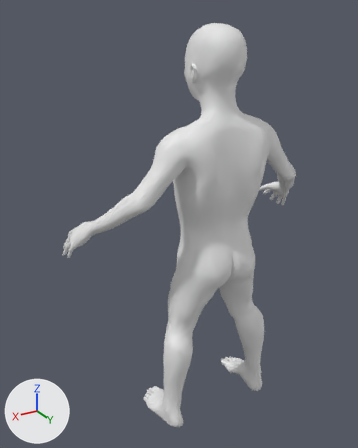
A saved change to the glTF model game/assets/humans/goblin_male_young.glb.
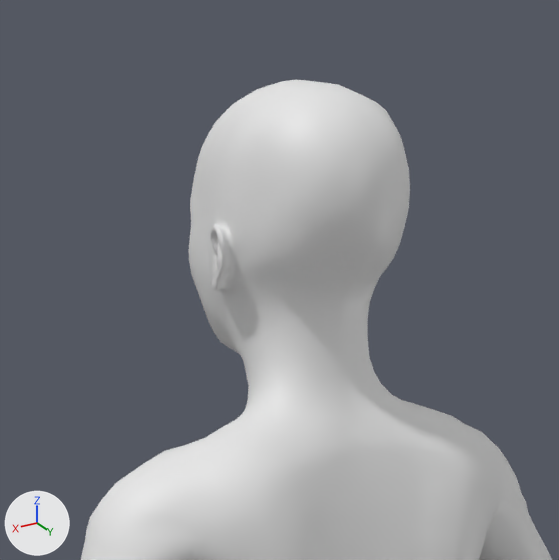
There are two pictures of each version: one whole from a 50 mm lens placed at (0.675, 0.923, 1.064), pointed at (0.051, -0.118, 0.544), one close up on the part from 37% to 81% of the width and 0% to 36% of the height. Arrows for +X, +Y and +Z are at lower left; the lights stay in place. The first two pictures are the older version. Materials are left out; every surface is plain grey. Vertices at exactly the same position are counted once.

Objects in the first close-up: 'Body'.
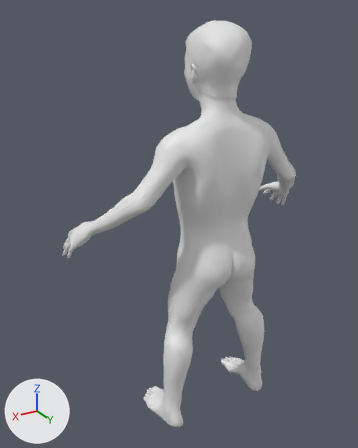
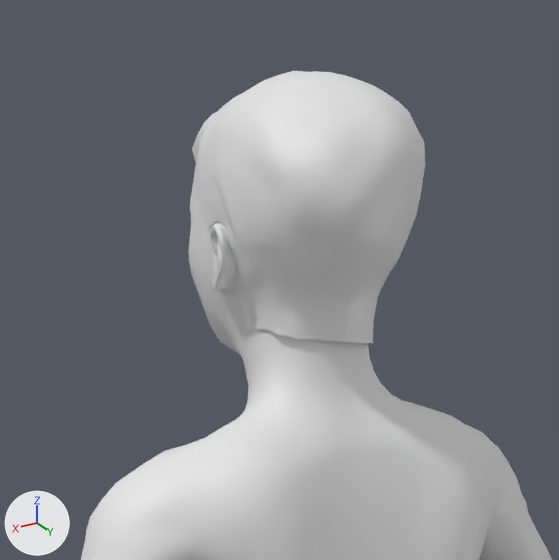
Boxes (x1, y1, x2, y2) around the edits, measured in the close-ups (559 x 560 px):
'Body', reshaped
    before: (81, 80, 552, 560)
    after: (81, 71, 552, 560)
part 1 of me_mesh_0, added
    after: (192, 71, 425, 345)

What changed in the scene script:
```text
Change me_mesh_0:
    used by ob_body; location = (0.0, 0.0, 0.0)
    remove me_mesh_0.from_pydata(...)  # 13380 vertices, 26756 faces; spans x -0.354..0.354, y -0.218..0.065, z 0.002..1.039
    add me_mesh_0.from_pydata(...)  # 14611 vertices, 29042 faces; spans x -0.354..0.354, y -0.218..0.065, z 0.002..1.044
    me_mesh_0 part 1: a new loose piece of 1011 vertices spanning x -0.078..0.064, y -0.137..0.046, z 0.876..1.044
    other edits to the shape of me_mesh_0 do not show in these pictures
```
